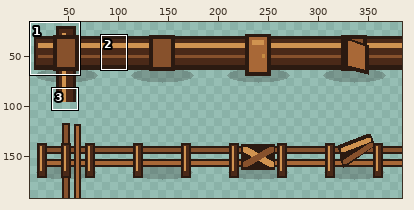
Pixel-art file, stored at assets/source/aseprite/objects/placeables_96/connected_barriers_preview.aseprite. Above, an overview of the earlier version with the close-up marked.
Close-up. Before:
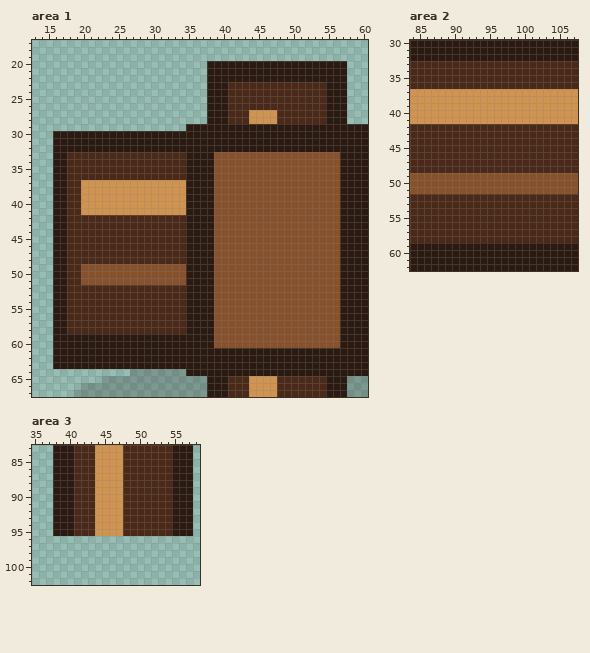
384x192 pixels, 1 frame. Shown: area 1: x 13..60, y 17..67; area 2: x 84..107, y 30..62; area 3: x 35..58, y 83..102. The wide view leaves out empty margins. The commit also changed other parts of the picture, which this record leaves out.
Once edited:
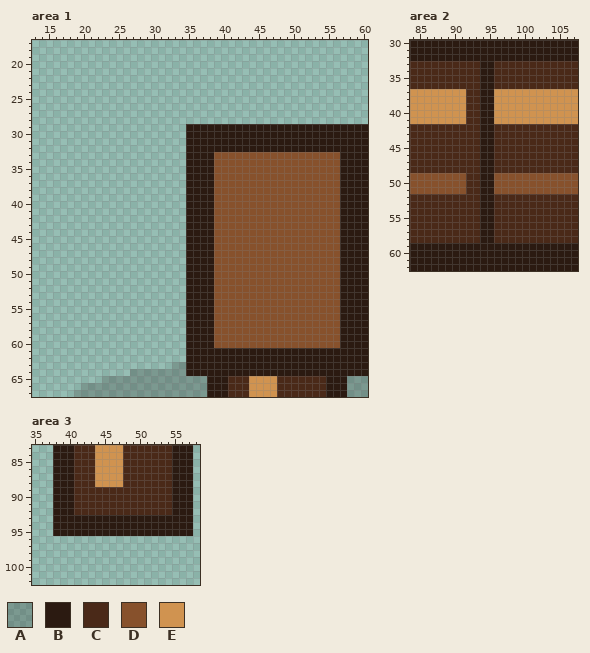
Palette (. is transparent): A #1b120d37  B #2b1a11  C #4a2918  D #87512c  E #d09350
Change:
Area 1:
Colour A replaces colour B in row 63 at x 33 to 34.
The author cleared colour B in rows 20 to 22 at x 38 to 57; in rows 23 to 28 at x 38 to 40 and 55 to 57; in rows 30 to 32 at x 16 to 34; in rows 33 to 58 at x 16 to 17; in rows 59 to 62 at x 16 to 34; in row 63 at x 16 to 32.
The author cleared colour C in rows 23 to 26 at x 41 to 54; in rows 27 to 28 at x 41 to 43 and 48 to 54; in rows 33 to 36 at x 18 to 34; in rows 37 to 41 at x 18 to 19; in rows 42 to 48 at x 18 to 34; in rows 49 to 51 at x 18 to 19.
The author cleared colour C in rows 52 to 58 at x 18 to 34.
The author cleared colour D in rows 49 to 51 at x 20 to 34.
The author cleared colour E in rows 27 to 28 at x 44 to 47; in rows 37 to 41 at x 20 to 34.
Area 2:
Colour B replaces colour C in rows 33 to 36 at x 94 to 95; in rows 42 to 48 at x 94 to 95; in rows 52 to 58 at x 94 to 95.
Colour B replaces colour D in rows 49 to 51 at x 94 to 95.
Colour B replaces colour E in rows 37 to 41 at x 94 to 95.
Colour C replaces colour D in rows 49 to 51 at x 92 to 93.
Colour C replaces colour E in rows 37 to 41 at x 92 to 93.
Area 3:
Colour B replaces colour C in rows 93 to 95 at x 41 to 43 and 48 to 54.
Colour B replaces colour E in rows 93 to 95 at x 44 to 47.
Colour C replaces colour E in rows 89 to 92 at x 44 to 47.
